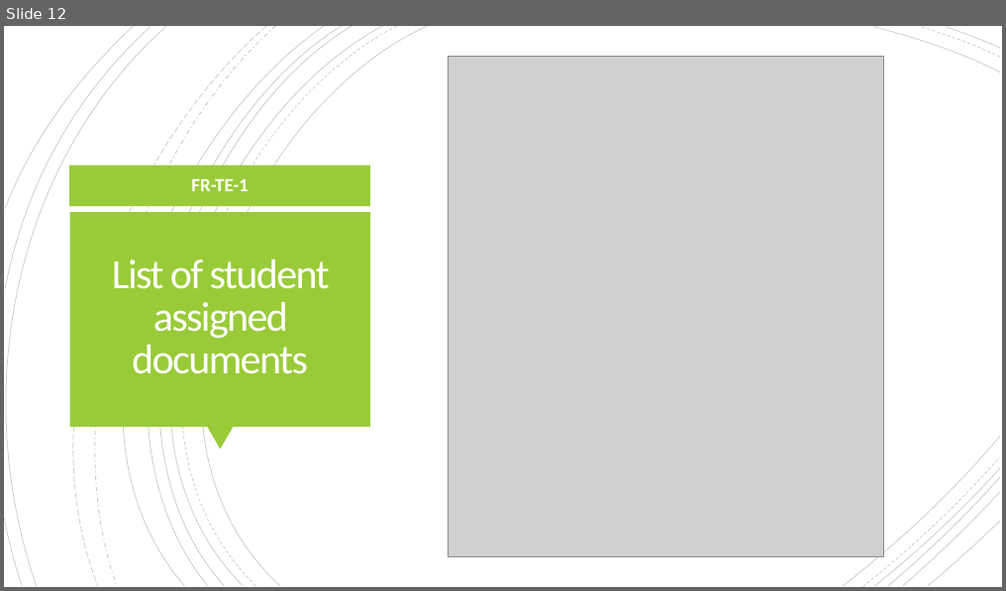
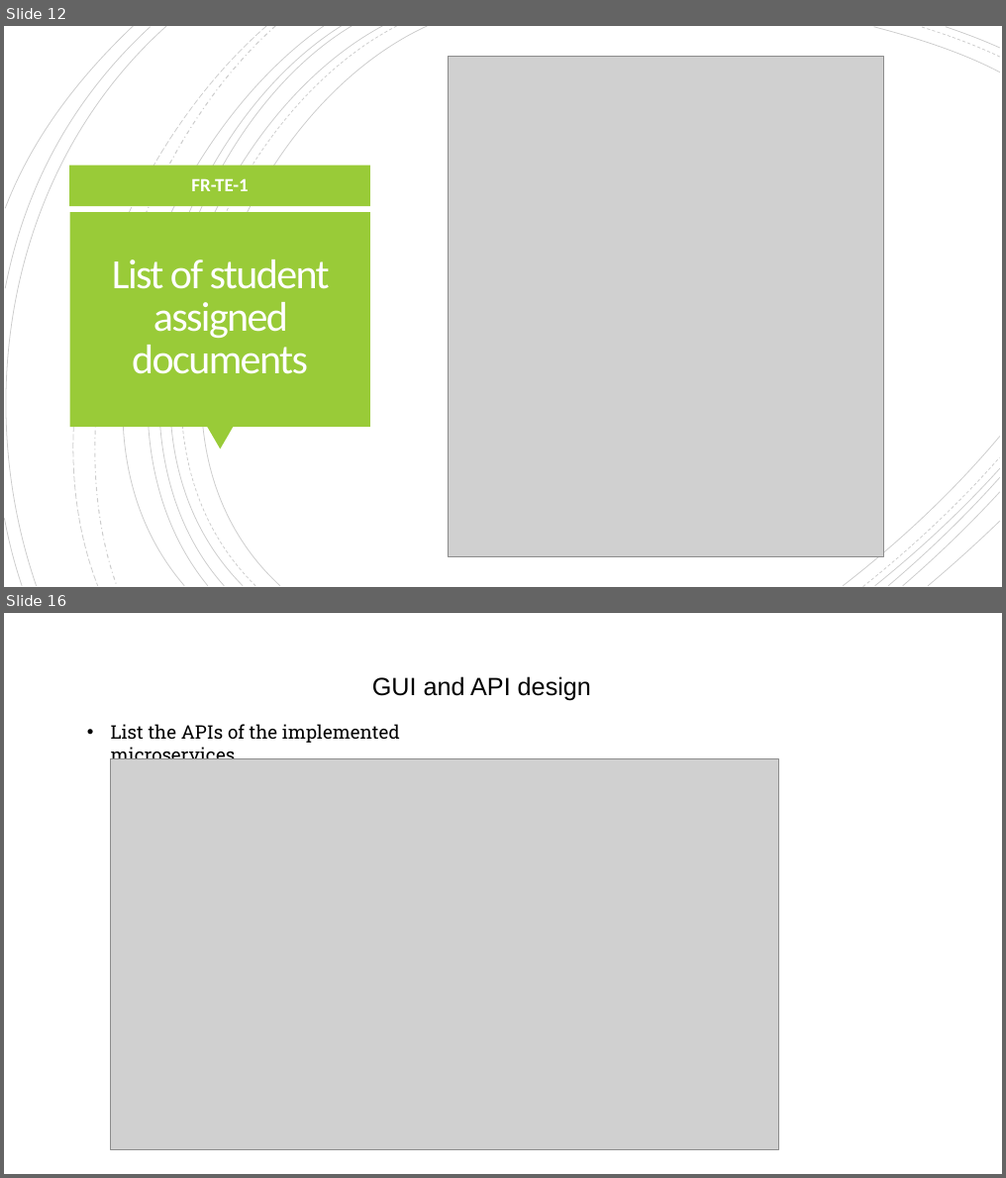
Before and after one commit to GiannaGD/FASTAPI-MONGO-TEACHER-MODULE, a slide deck: simran_presentation/COMP7033 Coursework.pptx. Shown one above the other, each under a label of ours: slide 12 before the commit, slides 12 and 16 after it; the slides between them are not shown. The pictures are 1006x591 and 1006x1178 pixels, drawn with LibreOffice and Linux fonts; fonts in the diff are those of the drawing; grey boxes stand for pictures. Boxes give left, top, right and bottom in pixels: in the first picture for what was removed or moved away, otherwise in the second. Text is boxed around its words. In the diff, an @@ line names an element or a change of style, - is before the commit and + after.

```diff
--- a/simran_presentation/COMP7033 Coursework.pptx
+++ b/simran_presentation/COMP7033 Coursework.pptx
@@ slide 16 added at (x1=4, y1=613, x2=1002, y2=1174), background #FFFFFF @@
@@ text added at (x1=372, y1=676, x2=591, y2=700), 24 pt, text #000000 @@
+GUI and API design
@@ text added at (x1=111, y1=724, x2=400, y2=760), 18 pt, text #000000 @@
+• List the APIs of the implemented microservices
@@ picture added at (x1=110, y1=759, x2=779, y2=1149) @@
```
Also in this commit, not shown: 1 slide changed, 9 other slides added, 2 other files.
